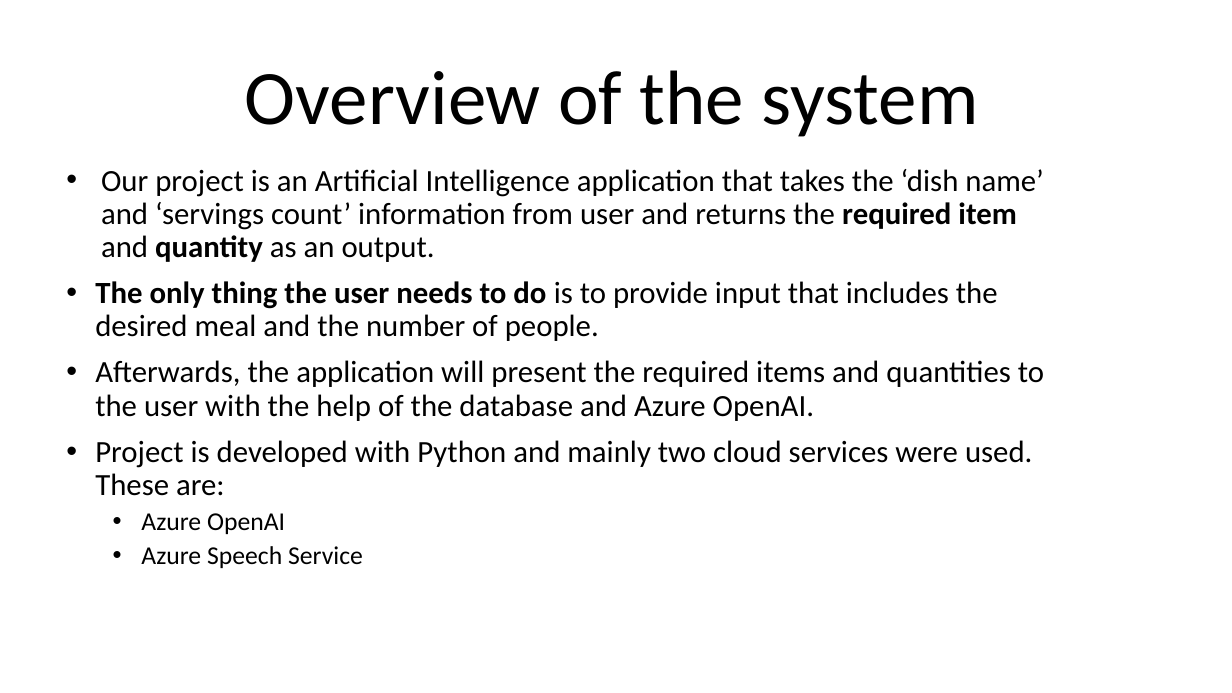
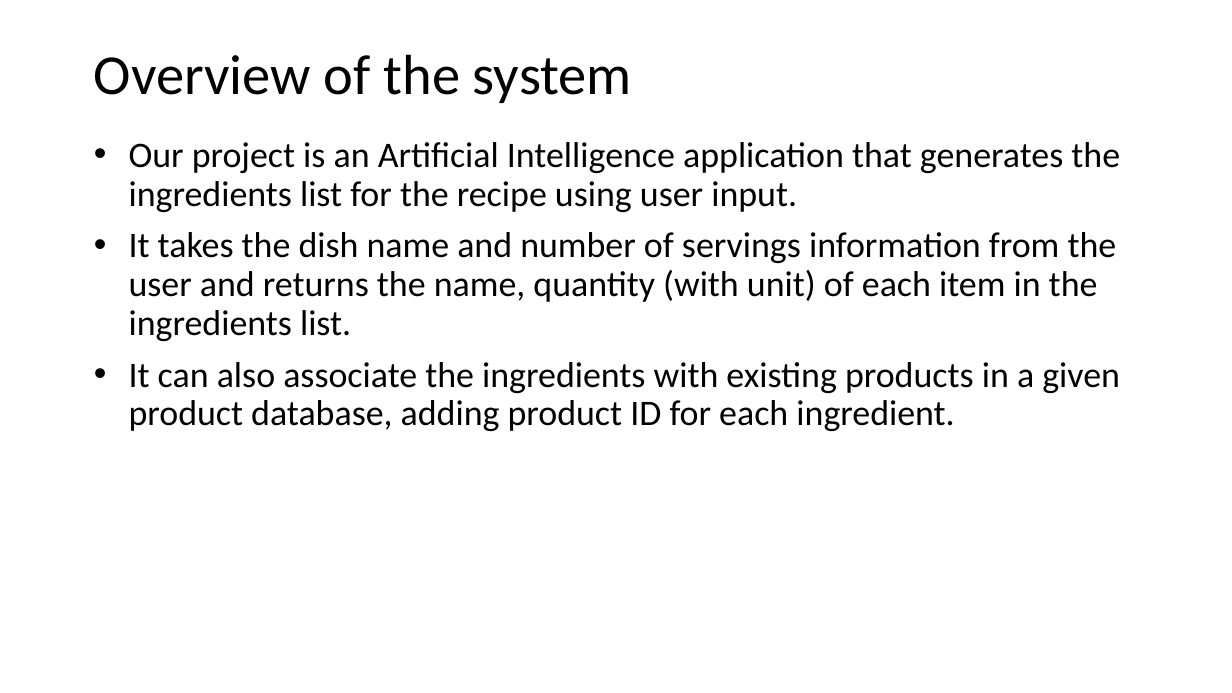
Before and after one commit to deepnetworkgmbh/generative-ai, a slide deck: slide 1 of recipe_generation/PresentationCenk.pptx. Drawn at 1232x693 pixels with LibreOffice and Linux fonts; fonts in the diff are those of the drawing. Boxes give left, top, right and bottom in pixels: in the first picture for what was removed or moved away, otherwise in the second. Text is boxed around its words. In the diff, an @@ line names an element or a change of style, - is before the commit and + after.

```diff
--- a/recipe_generation/PresentationCenk.pptx
+++ b/recipe_generation/PresentationCenk.pptx
@@ title "Overview of the system": place and size @@
-title "Overview of the system" at [245, 70, 979, 137]
+title "Overview of the system" at [94, 54, 632, 103]
@@ title "Overview of the system" at [94, 54, 632, 103]: size 60 to 44 pt; alignment centre to left; vertical alignment bottom to middle @@
@@ text at [129, 142, 1120, 431]: text changed; size 24 to 28 pt @@
-• Our project is an Artificial Intelligence application that takes the ‘dish name’ and ‘servings count’ information from user and returns the required item and quantity as an output.
-• The only thing the user needs to do is to provide input that includes the desired meal and the number of people.
-• Afterwards, the application will present the required items and quantities to the user with the help of the database and Azure OpenAI.
-• Project is developed with Python and mainly two cloud services were used. These are:
-  • Azure OpenAI
-  • Azure Speech Service
+• Our project is an Artificial Intelligence application that generates the ingredients list for the recipe using user input.
+• It takes the dish name and number of servings information from the user and returns the name, quantity (with unit) of each item in the ingredients list.
+• It can also associate the ingredients with existing products in a given product database, adding product ID for each ingredient.
```
Also in this commit, not shown: 4 other slides changed, 1 slide added.
